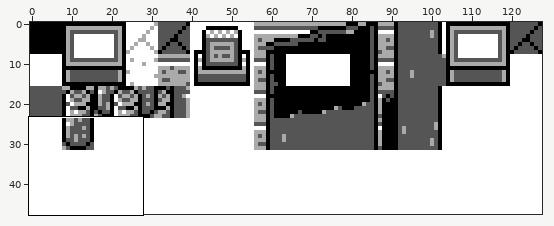
Two versions of one sprite sheet, gfx/tilesets/creepy_rooms.png. The picture above shows the old version from afar; the outline marks the close-up.
Close-up. As it was:
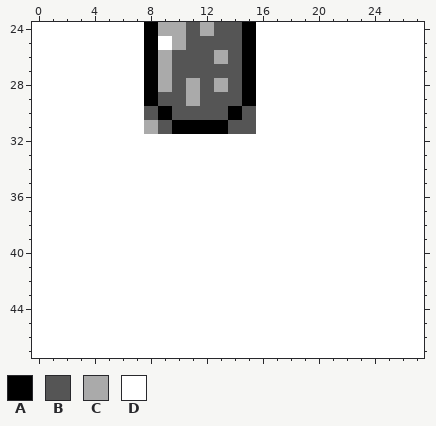
The file is 128x48 pixels. Shown: x 0..27, y 24..47.
Palette (. is transparent): A #000000  B #555555  C #aaaaaa  D #ffffff
Pixels before, first column x 0:
24 DDDDDDDDACCBCBBADDDDDDDDDDDD
25 DDDDDDDDADCBBBBADDDDDDDDDDDD
26 DDDDDDDDACBBBCBADDDDDDDDDDDD
27 DDDDDDDDACBBBBBADDDDDDDDDDDD
28 DDDDDDDDACBCBCBADDDDDDDDDDDD
29 DDDDDDDDABBCBBBADDDDDDDDDDDD
30 DDDDDDDDBABBBBABDDDDDDDDDDDD
31 DDDDDDDDCBAAAABBDDDDDDDDDDDD
32 DDDDDDDDDDDDDDDDDDDDDDDDDDDD
33 DDDDDDDDDDDDDDDDDDDDDDDDDDDD
34 DDDDDDDDDDDDDDDDDDDDDDDDDDDD
35 DDDDDDDDDDDDDDDDDDDDDDDDDDDD
36 DDDDDDDDDDDDDDDDDDDDDDDDDDDD
37 DDDDDDDDDDDDDDDDDDDDDDDDDDDD
38 DDDDDDDDDDDDDDDDDDDDDDDDDDDD
39 DDDDDDDDDDDDDDDDDDDDDDDDDDDD
40 DDDDDDDDDDDDDDDDDDDDDDDDDDDD
41 DDDDDDDDDDDDDDDDDDDDDDDDDDDD
42 DDDDDDDDDDDDDDDDDDDDDDDDDDDD
43 DDDDDDDDDDDDDDDDDDDDDDDDDDDD
44 DDDDDDDDDDDDDDDDDDDDDDDDDDDD
45 DDDDDDDDDDDDDDDDDDDDDDDDDDDD
46 DDDDDDDDDDDDDDDDDDDDDDDDDDDD
47 DDDDDDDDDDDDDDDDDDDDDDDDDDDD
Now the later version:
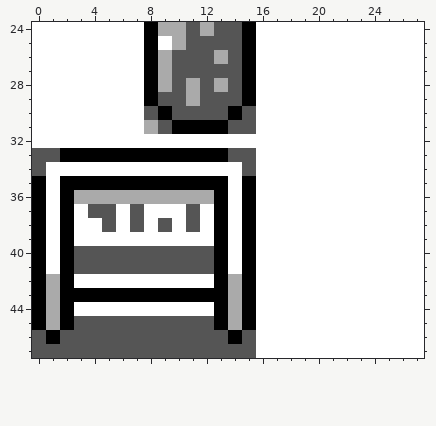
Changes in this commit:
y 33: x 0..15 DDDDDDDDDDDDDDDD -> BBAAAAAAAAAAAABB
y 34: x 0 D -> B; x 15 D -> B
y 35: x 0 D -> A; x 2..13 DDDDDDDDDDDD -> AAAAAAAAAAAA; x 15 D -> A
y 36: x 0 D -> A; x 2..13 DDDDDDDDDDDD -> ACCCCCCCCCCA; x 15 D -> A
y 37: x 0 D -> A; x 2 D -> A; x 4..5 DD -> BB; x 7 D -> B; x 11 D -> B; x 13 D -> A; x 15 D -> A
y 38: x 0 D -> A; x 2 D -> A; x 5 D -> B; x 7 D -> B; x 9 D -> B; x 11 D -> B; x 13 D -> A; x 15 D -> A
y 39: x 0 D -> A; x 2 D -> A; x 13 D -> A; x 15 D -> A
y 40..41: x 0 D -> A; x 2..13 DDDDDDDDDDDD -> ABBBBBBBBBBA; x 15 D -> A
y 42: x 0..2 DDD -> ACA; x 13..15 DDD -> ACA
y 43: x 0..15 DDDDDDDDDDDDDDDD -> ACAAAAAAAAAAAACA
y 44: x 0..2 DDD -> ACA; x 13..15 DDD -> ACA
y 45: x 0..15 DDDDDDDDDDDDDDDD -> ACABBBBBBBBBBACA
y 46: x 0..15 DDDDDDDDDDDDDDDD -> BABBBBBBBBBBBBAB
y 47: x 0..15 DDDDDDDDDDDDDDDD -> BBBBBBBBBBBBBBBB
Changed places in both close-ups, as pixel boxes (x1, y1, x2, y2):
changed: (32, 148, 256, 358)
